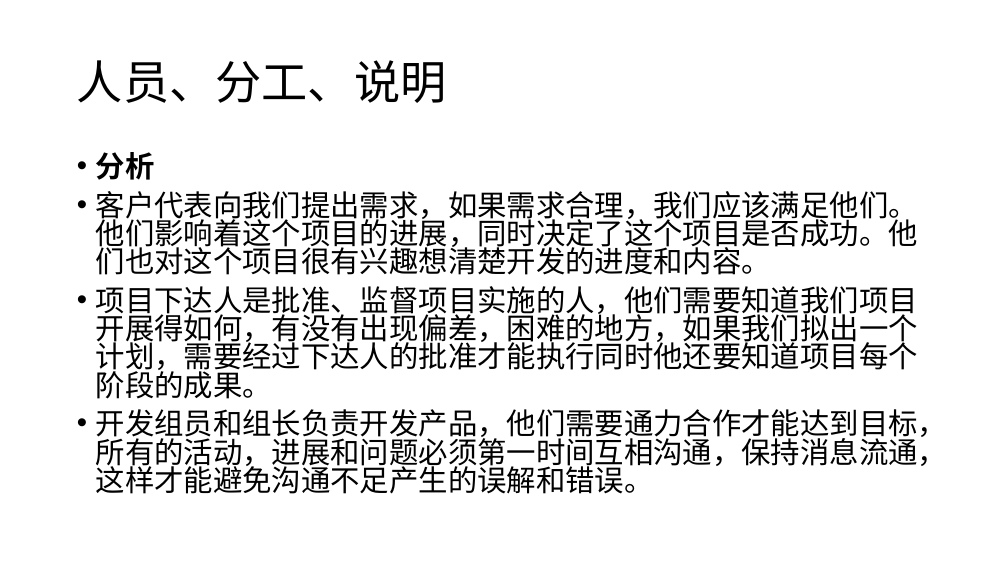
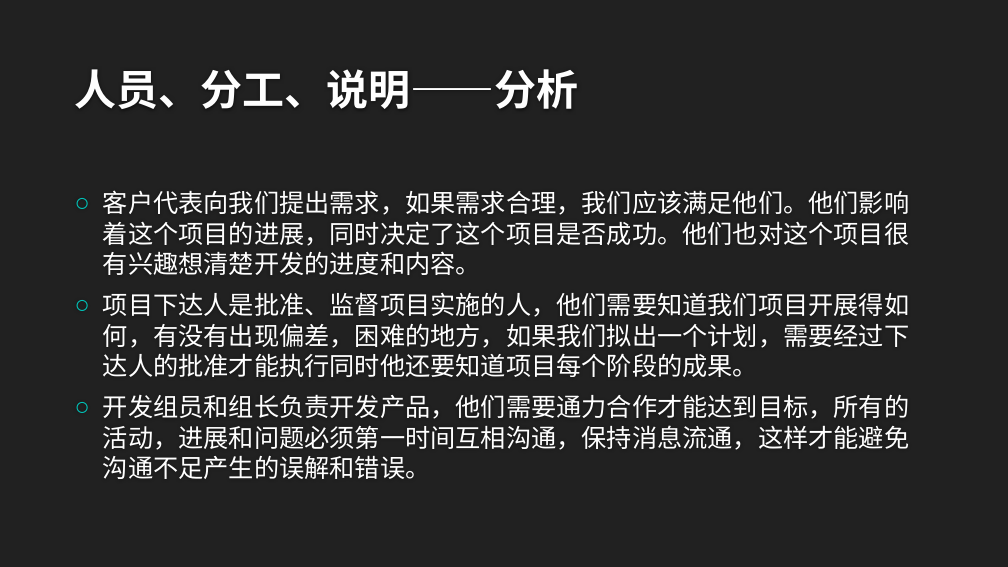
Before and after one commit to twn422/PRD2017, a slide deck: slide 16 of PRD-2017-G24/STW/受控文件/分析设计/项目总体计划/总体项目计划.pptx. Drawn at 1008x567 pixels with LibreOffice and Linux fonts; fonts in the diff are those of the drawing; background and template pictures are left out. Boxes give left, top, right and bottom in pixels: in the first picture for what was removed or moved away, otherwise in the second. Text is boxed around its words. In the diff, an @@ line names an element or a change of style, - is before the commit and + after.

Commit message:
修改计划

```diff
--- a/PRD-2017-G24/STW/受控文件/分析设计/项目总体计划/总体项目计划.pptx
+++ b/PRD-2017-G24/STW/受控文件/分析设计/项目总体计划/总体项目计划.pptx
@@ background #FFFFFF to #212121 @@
@@ title "人员、分工、说明——分析" at (75,69,579,109): vertical alignment middle to bottom @@
@@ title at (75,69,579,109): text changed; size 44 to 40 pt; font Noto Sans CJK SC to Quicksand; text colour #000000 to #FEFEFE; bold on @@
-人员、分工、说明
+人员、分工、说明——分析
@@ text at (96,152,155,180): paragraph removed @@
-• 分析
@@ text "客户代表向我们提出需求，如果需求合理，我们应该满足他们。他们影响着这个项目的进展，同时决定了这个项目是否成功。他们也对这 ...": place and size @@
-text "客户代表向我们提出需求，如果需求合理，我们应该满足他们。他们影响着这个项目的进展，同时决定了这个项目是否成功。他们也对这 ..." at (96,152,947,494)
+text "客户代表向我们提出需求，如果需求合理，我们应该满足他们。他们影响着这个项目的进展，同时决定了这个项目是否成功。他们也对这 ..." at (103,190,909,479)
@@ text "客户代表向我们提出需求，如果需求合理，我们应该满足他们。他们影响着这个项目的进展，同时决定了这个项目是否成功。他们也对这 ..." at (103,190,909,479): size 28 to 24 pt, font Noto Sans CJK SC to Quicksand, text colour #000000 to #FFFFFF; bullet • to ○; line spacing 0.8 to 1; vertical alignment top to middle @@
```
Also in this commit, not shown: 30 other slides changed, 3 other files.
